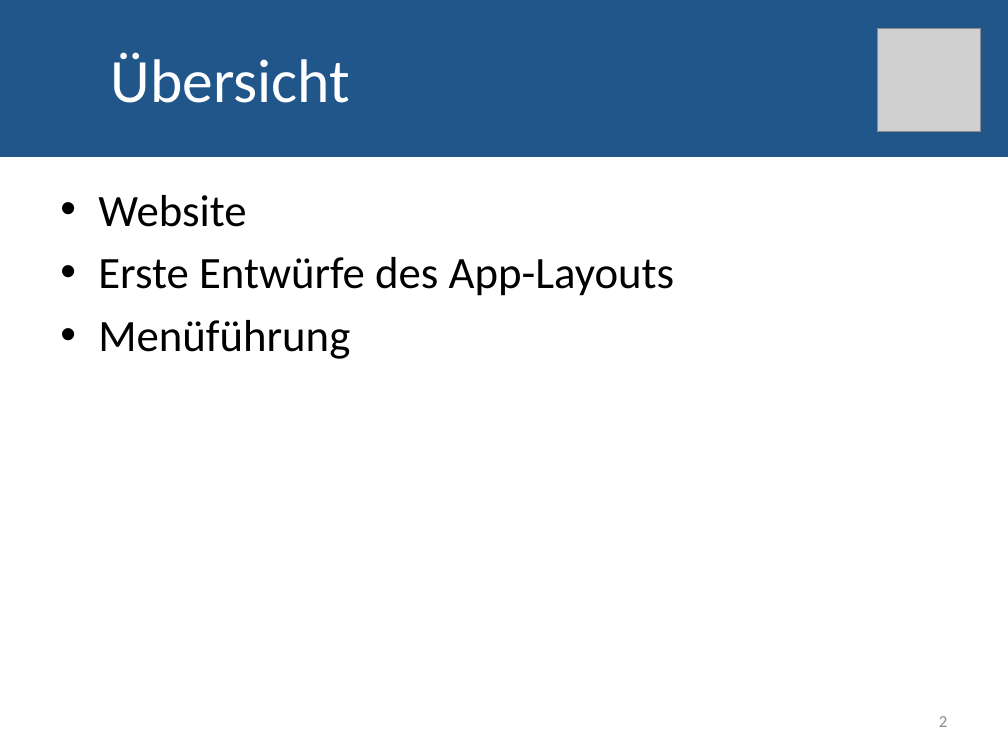
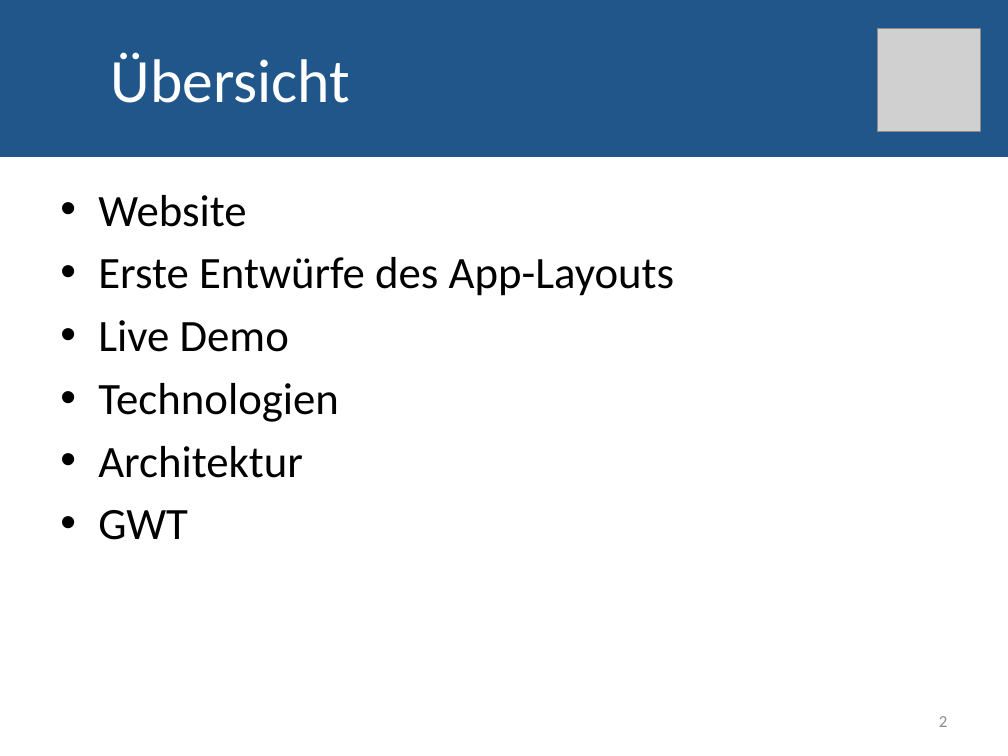
Before and after one commit to JoHae/htwg.seapal.akjjjh, a slide deck: slide 2 of docs/Seapal_Praesi.pptx. Drawn at 1008x756 pixels with LibreOffice and Linux fonts; fonts in the diff are those of the drawing; grey boxes stand for pictures. Boxes give left, top, right and bottom in pixels: in the first picture for what was removed or moved away, otherwise in the second. Text is boxed around its words. In the diff, an @@ line names an element or a change of style, - is before the commit and + after.

```diff
--- a/docs/Seapal_Praesi.pptx
+++ b/docs/Seapal_Praesi.pptx
@@ text at (98, 320, 339, 540): text changed @@
-• Menüführung
+• Live Demo
+• Technologien
+• Architektur
+• GWT
```
Also in this commit, not shown: 2 other slides changed, 4 slides added, 2 slides removed, 46 other files.
